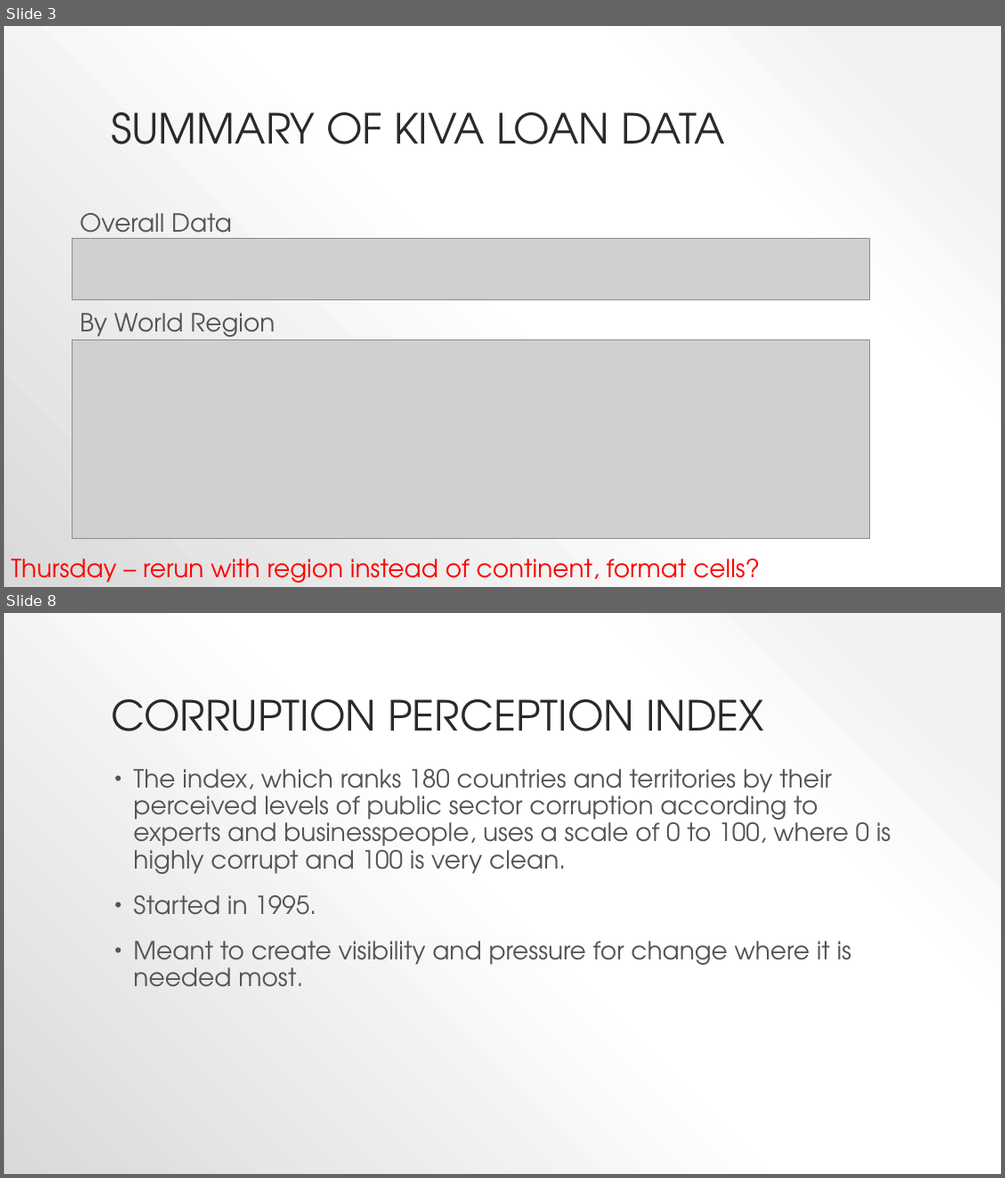
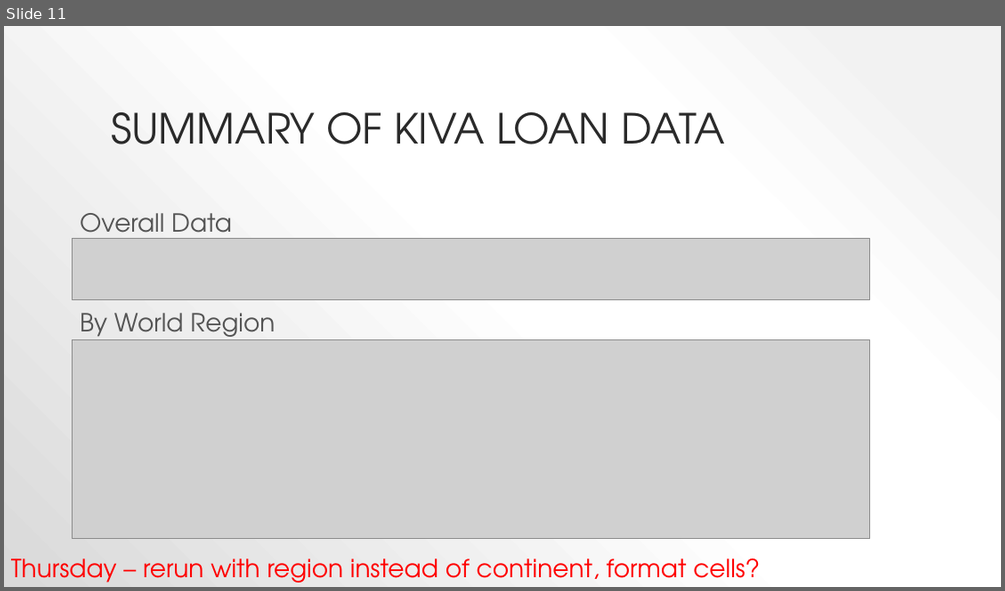
Before and after one commit to techsmj/RiceU-Project-1, a slide deck: KivaLoans.pptx. Shown one above the other, each under a label of ours: slides 3 and 8 before the commit, slide 11 after it; the slides between them are not shown. The pictures are 1005x1178 and 1005x591 pixels, drawn with LibreOffice and Linux fonts; fonts in the diff are those of the drawing; grey boxes stand for pictures. Boxes give left, top, right and bottom in pixels: in the first picture for what was removed or moved away, otherwise in the second. Text is boxed around its words. In the diff, an @@ line names an element or a change of style, - is before the commit and + after.

```diff
--- a/KivaLoans.pptx
+++ b/KivaLoans.pptx
@@ slide 8 removed at (4,613,1001,1174), background gradient #F2F2F2 to #FFFFFF to #D9D9D9 @@
@@ title removed at (111,699,764,731) @@
-CORRUPTION PERCEPTION INDEX
@@ text removed at (133,769,890,987) @@
-• The index, which ranks 180 countries and territories by their perceived levels of public sector corruption according to experts and businesspeople, uses a scale of 0 to 100, where 0 is highly corrupt and 100 is very clean.
-• Started in 1995.
-• Meant to create visibility and pressure for change where it is needed most.
@@ what was slide 3 is now slide 11 @@
```
Also in this commit, not shown: 2 slides changed, 6 slides added, 5 other slides removed.
